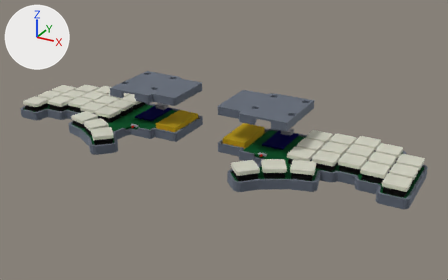
Two versions of the glTF model dilemma-case/preview/assembly_open.glb, one commit apart.
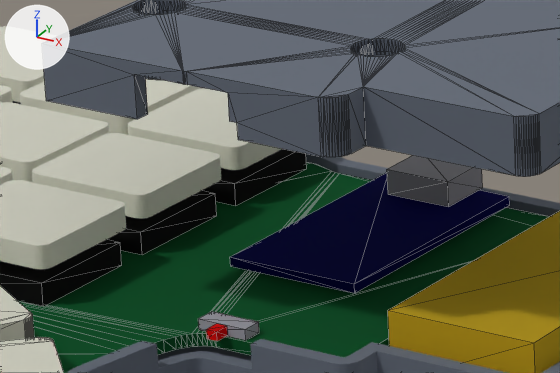
The first picture shows the older version from a 50 mm lens placed at (0.533, -0.484, 0.214), pointed at (0.306, -0.071, 0.007). The close-ups show the older and then the newer version on the part from 23% to 40% of the width and 29% to 47% of the height of that picture. Only the edits that show in the close-ups are written down. Lighting does not change. The marker at upper left points along +X, +Y and +Z. The close-ups show mesh edges as thin lines. Where no turn or scale is listed for an object, it has been applied to the vertices. Vertices at exactly the same position are counted once.
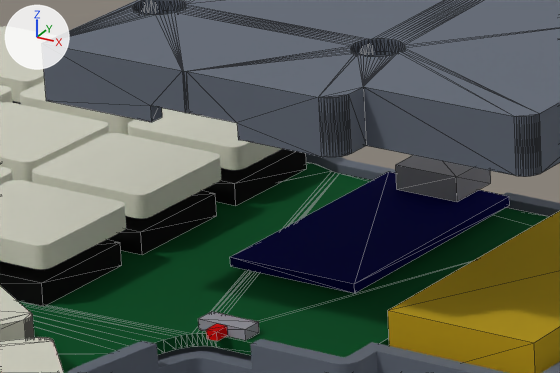
Location of each change, [x1, y1, x2, y2] in pixels of the close-ups (560 x 373 px):
'Mesh_39', moved: before [387, 155, 483, 207]; after [396, 155, 491, 202]
part 1 of me_mesh_43, built on: before [42, 43, 317, 123]; after [42, 43, 237, 123]

Diff of the bpy script that builds the scene:
```diff
--- a/dilemma-case/preview/assembly_open.glb.py
+++ b/dilemma-case/preview/assembly_open.glb.py
@@ me_mesh_43 @@
 # used by ob_mesh_43; location = (0.0, 0.0, 0.025)
-me_mesh_43.from_pydata(...)  # 1329 vertices, 2670 faces; spans x 0.2015..0.2644, y -0.0854..-0.0291, z 0.0066..0.0146
+me_mesh_43.from_pydata(...)  # 1355 vertices, 2722 faces; spans x 0.2015..0.2644, y -0.0854..-0.0291, z 0.0066..0.0146
+# me_mesh_43 part 1: 3 vertices moved from x 0.2146..0.2276, y -0.0854..-0.0833, z 0.0096..0.013 to x 0.2166..0.2219, y -0.0854..-0.0833, z 0.0096; 9 vertices removed from x 0.2146..0.2276, y -0.0854..-0.0833, z 0.0076..0.013; 23 vertices added at x 0.2166..0.2219, y -0.0854..-0.0833, z 0.0076..0.013
+# other edits to the shape of me_mesh_43 do not show in these pictures
 me_mesh_43.materials.append(mat_mat_0)
@@ ob_mesh_39 @@
 ob_mesh_39 = bpy.data.objects.new('Mesh_39', me_mesh_39)
-ob_mesh_39.location = (0.22106, -0.03249, 0.0088)
+ob_mesh_39.location = (0.22106, -0.0306, 0.0088)
```
